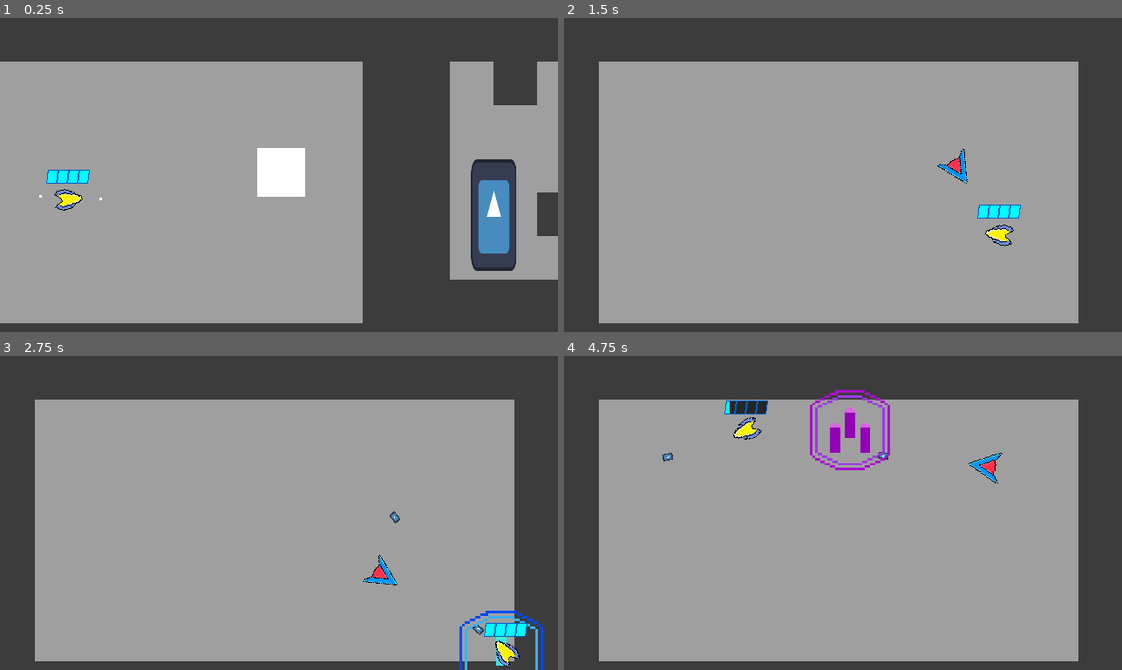
Above: before the commit, frames 1-4 (two rows, left to right).
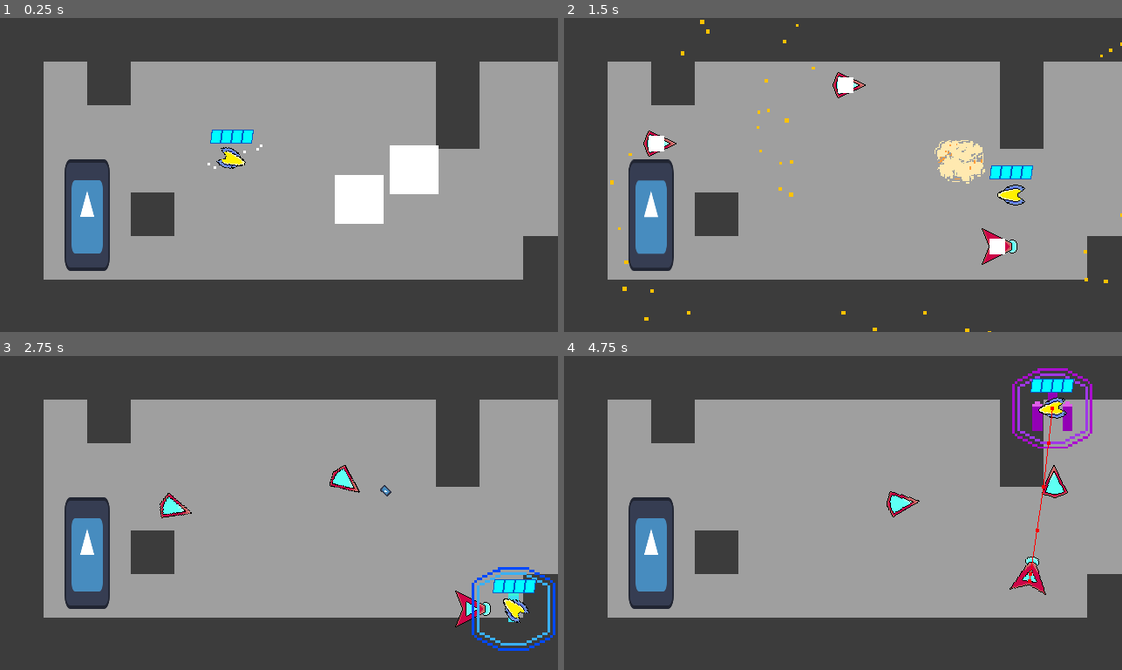
Above: after the commit, the same moments.

Repository: Nick98765432/Space-Blast
Game: Godot game, scene res://Levels/Level levels/node_2d.tscn
Same seed, same stepped clock (60 frames per second), same inputs: the game is played once before the commit and once after it. The engine's default icon, where the game draws it, is replaced by a stand-in: a white triangle on a blue panel in a dark square. Sound files missing from this copy of the repository are replaced by a short silence.
Inputs (mouse positions are in pixels of both pictures, inside the frame that each line leads up to):
- Up to frame 1 (0.25 s): no input
- Up to frame 2 (1.5 s): move the mouse to (965, 159) at 0.52 s; hold D (right) 0.53-1.28 s; right-click (965, 159) at 0.6 s; tap Space (parry) at 0.8, 1.35 s; move the mouse to (731, 190) at 1.27 s; hold S (down) from 1.28 s (still down)
- Up to frame 3 (2.75 s): click (167, 528) at 1.55 s; move the mouse to (334, 443) at 2.02 s; release S (down) at 2.03 s; press the mouse at (334, 443) at 2.03 s; hold D (right) from 2.03 s (still down); tap 1 (shot) at 2.3 s
- Up to frame 4 (4.75 s): move the mouse to (815, 575) at 2.77 s; release D (right) at 2.78 s; release the mouse at (815, 575) at 2.78 s; hold W (up) 2.78-3.53 s; tap 1 (shot) at 2.85 s; right-click (815, 575) at 3.05 s; move the mouse to (1010, 560) at 3.52 s; hold A (left) from 3.53 s (still down); right-click (1010, 560) at 3.6 s; tap Space (parry) at 3.8 s; tap R (restart) at 4.15 s; move the mouse to (675, 465) at 4.27 s; tap 3 (fullAuto) at 4.35 s; click (675, 465) at 4.55 s

The runs differ from the first frame. In frame 1, 39% of the frame differs, in the area x 0-100%, y 13-98%; in frame 2, 28%; in frame 3, 27%; in frame 4, 29%.

Commit message:
more enemy stuff
finished enemy rewrites
remaining enemies that dont have finished rewrites are cancelled enemies

Diff:
--- a/Enemies/Components/attacks.gd
+++ b/Enemies/Components/attacks.gd
@@ -12,6 +12,7 @@
 var sounds: Sounds
 var particles: Particles
 var player: Player
+@export var dashSpeed: float = 36000
 
 func _ready() -> void:
 	await get_tree().create_timer(0.01).timeout
@@ -29,7 +30,7 @@
 			attack(false)
 
 func attack(parry):
-	parent.velocity = attackDir * 36000 * 0.016667
+	parent.velocity = attackDir * dashSpeed * 0.016667
 	parent.enemy_sprite.look_at(parent.to_global(parent.velocity))
 	for i in parent.hitbox.get_overlapping_bodies():
 		if i is Player:
@@ -56,7 +57,7 @@
 	isParryable = false
 	chosen = false
 
-func dash(parriable, predict):
+func dash(parriable: bool, predict: bool):
 	if parriable:
 		telegraph()
 	else:
@@ -68,7 +69,7 @@
 	isParryable = parriable
 	attackDir = parent.movementDir
 	if predict:
-		attackDir = parent.to_local((player.global_position + (player.velocity * (parent.global_position.distance_to(player.global_position)/600)))).normalized()
+		attackDir = parent.to_local((player.global_position + (player.velocity * (parent.global_position.distance_to(player.global_position)/(dashSpeed/60))))).normalized()
 	if parriable:
 		attackType = 1
 	else:
@@ -82,6 +83,10 @@
 		energy.rotation = parent.enemy_sprite.rotation
 		energy.global_position = parent.global_position
 		get_tree().get_root().add_child(energy)
+
+func singleShot():
+	shoot(1)
+	sounds.shot_sfx.play()
 
 func preShoot(type):
 	var energy = shot.instantiate()
--- a/Enemies/Components/proj_brain.gd
+++ b/Enemies/Components/proj_brain.gd
@@ -31,6 +31,9 @@
 	parent.velocity *= 0.85
 	parent.move_and_slide()
 
+func dash():
+	parent.velocity = (movementDir * 1000).rotated(deg_to_rad(sideDir + 180))
+
 func _on_dir_timer_timeout() -> void:
 	changeDir()
 
--- a/Enemies/Scenes/DashGuy.tscn
+++ b/Enemies/Scenes/DashGuy.tscn
@@ -84,6 +84,7 @@
 shape = SubResource("CircleShape2D_jma4l")
 
 [node name="Attacks" parent="." instance=ExtResource("3_8p0md")]
+dashSpeed = 24000.0
 
 [node name="Particles" parent="." instance=ExtResource("4_w0h5t")]
 
--- a/Enemies/Scenes/Projectile enemy.tscn
+++ b/Enemies/Scenes/Projectile enemy.tscn
@@ -1,13 +1,13 @@
-[gd_scene load_steps=24 format=3 uid="uid://ci60x2iasc3fy"]
+[gd_scene load_steps=13 format=3 uid="uid://ci60x2iasc3fy"]
 
 [ext_resource type="Script" path="res://Enemies/projectile_enemy.gd" id="1_phsj8"]
 [ext_resource type="Texture2D" uid="uid://dq8eqdkltadel" path="res://Enemies/Sprites and Assets/proj.png" id="2_8at0m"]
-[ext_resource type="Texture2D" uid="uid://b3ct4sarc83iu" path="res://Enemies/attacks/Sprites and assets/parriable.png" id="3_ol30k"]
+[ext_resource type="PackedScene" uid="uid://c06hquc6cp2ot" path="res://Enemies/Components/sounds.tscn" id="3_6p1pv"]
 [ext_resource type="Script" path="res://Enemies/health.gd" id="4_cj8ft"]
-[ext_resource type="Texture2D" uid="uid://bptlyltdkkd46" path="res://Enemies/Sprites and Assets/Explode.png" id="4_lyjrs"]
-[ext_resource type="AudioStream" uid="uid://bqc34322q7ufl" path="res://Sounds/SFX/beep.wav" id="5_gt1r2"]
-[ext_resource type="AudioStream" uid="uid://bhlrdaxayfawi" path="res://Sounds/SFX/shoot - V-ktor.wav" id="6_np14p"]
+[ext_resource type="PackedScene" uid="uid://cbu1xieqaka4t" path="res://Enemies/Components/proj_brain.tscn" id="6_iqr18"]
 [ext_resource type="PackedScene" uid="uid://cp1xd2tlpbi6t" path="res://Enemies/Components/particles.tscn" id="7_0vgq4"]
+[ext_resource type="PackedScene" uid="uid://cenknsm871ybr" path="res://Enemies/Components/pathfinding_brain.tscn" id="7_d1po3"]
+[ext_resource type="PackedScene" uid="uid://vk8r8f8b2e7x" path="res://Enemies/Components/attacks.tscn" id="8_3niex"]
 
 [sub_resource type="Shader" id="Shader_ghj7i"]
 code = "shader_type canvas_item;
@@ -33,64 +33,6 @@
 
 [sub_resource type="CircleShape2D" id="CircleShape2D_mr82h"]
 
-[sub_resource type="Curve" id="Curve_2j53k"]
-_data = [Vector2(0, 1), 0.0, 0.0, 0, 0, Vector2(0.288732, 1), 0.0, 0.0, 0, 0, Vector2(1, 0), 0.0, 0.0, 0, 0]
-point_count = 3
-
-[sub_resource type="CurveTexture" id="CurveTexture_7fp17"]
-curve = SubResource("Curve_2j53k")
-
-[sub_resource type="ParticleProcessMaterial" id="ParticleProcessMaterial_ra6ja"]
-particle_flag_disable_z = true
-emission_shape_offset = Vector3(10, -3, 0)
-gravity = Vector3(0, 0, 0)
-alpha_curve = SubResource("CurveTexture_7fp17")
-
-[sub_resource type="Curve" id="Curve_wlfru"]
-_data = [Vector2(0, 1), 0.0, 0.0, 0, 0, Vector2(1, 0), 0.0, 0.0, 0, 0]
-point_count = 2
-
-[sub_resource type="CurveTexture" id="CurveTexture_th1d6"]
-curve = SubResource("Curve_wlfru")
-
-[sub_resource type="ParticleProcessMaterial" id="ParticleProcessMaterial_83iug"]
-particle_flag_disable_z = true
-gravity = Vector3(0, 0, 0)
-scale_min = 100.0
-scale_max = 100.0
-scale_curve = SubResource("CurveTexture_th1d6")
-
-[sub_resource type="CanvasItemMaterial" id="CanvasItemMaterial_n12lb"]
-particles_animation = true
-particles_anim_h_frames = 12
-particles_anim_v_frames = 1
-particles_anim_loop = false
-
-[sub_resource type="Curve" id="Curve_e7rye"]
-_data = [Vector2(0.028169, 1), 0.0, 0.0, 0, 0, Vector2(0.535211, 1), 0.0, 0.0, 0, 0, Vector2(1, 0), 0.0, 0.0, 0, 0]
-point_count = 3
-
-[sub_resource type="CurveTexture" id="CurveTexture_wo1bv"]
-curve = SubResource("Curve_e7rye")
-
-[sub_resource type="ParticleProcessMaterial" id="ParticleProcessMaterial_l44vc"]
-particle_flag_disable_z = true
-emission_shape = 1
-emission_sphere_radius = 45.0
-gravity = Vector3(0, 0, 0)
-alpha_curve = SubResource("CurveTexture_wo1bv")
-anim_speed_min = 1.0
-anim_speed_max = 1.0
-
-[sub_resource type="ParticleProcessMaterial" id="ParticleProcessMaterial_4swvh"]
-particle_flag_disable_z = true
-spread = 180.0
-initial_velocity_min = 484.85
-initial_velocity_max = 621.21
-gravity = Vector3(0, 0, 0)
-scale_min = 3.0
-scale_max = 5.0
-
 [sub_resource type="CircleShape2D" id="CircleShape2D_ckxw8"]
 radius = 19.0
 
@@ -113,51 +55,6 @@
 
 [node name="lineOfSight" type="RayCast2D" parent="."]
 
-[node name="parryTele" type="GPUParticles2D" parent="."]
-z_index = 1
-emitting = false
-amount = 1
-process_material = SubResource("ParticleProcessMaterial_ra6ja")
-texture = ExtResource("3_ol30k")
-lifetime = 0.2
-one_shot = true
-
-[node name="spawnPart" type="GPUParticles2D" parent="."]
-emitting = false
-amount = 1
-process_material = SubResource("ParticleProcessMaterial_83iug")
-lifetime = 0.5
-one_shot = true
-
-[node name="Explode1" type="GPUParticles2D" parent="."]
-material = SubResource("CanvasItemMaterial_n12lb")
-emitting = false
-amount = 3
-process_material = SubResource("ParticleProcessMaterial_l44vc")
-texture = ExtResource("4_lyjrs")
-one_shot = true
-explosiveness = 1.0
-
-[node name="Explode2" type="GPUParticles2D" parent="."]
-self_modulate = Color(1, 0.760784, 0, 1)
-emitting = false
-amount = 40
-process_material = SubResource("ParticleProcessMaterial_4swvh")
-one_shot = true
-explosiveness = 1.0
-
-[node name="sightTimer" type="Timer" parent="."]
-wait_time = 0.1
-autostart = true
-
-[node name="dirTimer" type="Timer" parent="."]
-wait_time = 2.0
-autostart = true
-
-[node name="stateChange" type="Timer" parent="."]
-wait_time = 1.5
-one_shot = true
-
 [node name="shotCool" type="Timer" parent="."]
 wait_time = 1.5
 one_shot = true
@@ -167,13 +64,7 @@
 [node name="CollisionShape2D" type="CollisionShape2D" parent="hitbox"]
 shape = SubResource("CircleShape2D_ckxw8")
 
-[node name="Sounds" type="Node2D" parent="."]
-
-[node name="beep" type="AudioStreamPlayer" parent="Sounds"]
-stream = ExtResource("5_gt1r2")
-
-[node name="shootSFX" type="AudioStreamPlayer" parent="Sounds"]
-stream = ExtResource("6_np14p")
+[node name="Sounds" parent="." instance=ExtResource("3_6p1pv")]
 
 [node name="Particles" parent="." instance=ExtResource("7_0vgq4")]
 
@@ -181,7 +72,11 @@
 script = ExtResource("4_cj8ft")
 health = 3.0
 
-[connection signal="timeout" from="sightTimer" to="." method="_on_sight_timer_timeout"]
-[connection signal="timeout" from="dirTimer" to="." method="_on_dir_timer_timeout"]
-[connection signal="timeout" from="stateChange" to="." method="_on_state_change_timeout"]
+[node name="projBrain" parent="." instance=ExtResource("6_iqr18")]
+
+[node name="pathfindingBrain" parent="." instance=ExtResource("7_d1po3")]
+speed = 500.0
+
+[node name="Attacks" parent="." instance=ExtResource("8_3niex")]
+
 [connection signal="timeout" from="shotCool" to="." method="_on_shot_cool_timeout"]
--- a/Enemies/Scenes/melee enemy.tscn
+++ b/Enemies/Scenes/melee enemy.tscn
@@ -1,12 +1,11 @@
-[gd_scene load_steps=23 format=3 uid="uid://csiqn5fgo30nh"]
+[gd_scene load_steps=11 format=3 uid="uid://csiqn5fgo30nh"]
 
 [ext_resource type="Script" path="res://Enemies/melee_enemy.gd" id="1_dl4my"]
 [ext_resource type="Texture2D" uid="uid://decqqpikrw5fl" path="res://Enemies/Sprites and Assets/Melee.png" id="2_jv7w6"]
-[ext_resource type="Texture2D" uid="uid://b3ct4sarc83iu" path="res://Enemies/attacks/Sprites and assets/parriable.png" id="3_ia5un"]
-[ext_resource type="Texture2D" uid="uid://bptlyltdkkd46" path="res://Enemies/Sprites and Assets/Explode.png" id="4_3s6ou"]
 [ext_resource type="Script" path="res://Enemies/health.gd" id="4_en03p"]
-[ext_resource type="AudioStream" uid="uid://ceq45fr44qmqb" path="res://Sounds/SFX/dash.wav" id="5_er480"]
-[ext_resource type="AudioStream" uid="uid://bqc34322q7ufl" path="res://Sounds/SFX/beep.wav" id="6_plp1k"]
+[ext_resource type="PackedScene" uid="uid://vk8r8f8b2e7x" path="res://Enemies/Components/attacks.tscn" id="7_i00vs"]
+[ext_resource type="PackedScene" uid="uid://cp1xd2tlpbi6t" path="res://Enemies/Components/particles.tscn" id="8_kufqm"]
+[ext_resource type="PackedScene" uid="uid://c06hquc6cp2ot" path="res://Enemies/Components/sounds.tscn" id="8_li8li"]
 
 [sub_resource type="Shader" id="Shader_ywhxa"]
 code = "shader_type canvas_item;
@@ -33,64 +32,6 @@
 [sub_resource type="CircleShape2D" id="CircleShape2D_68ks7"]
 radius = 56.5454
 
-[sub_resource type="Curve" id="Curve_ggh7k"]
-_data = [Vector2(0, 1), 0.0, 0.0, 0, 0, Vector2(0.288732, 1), 0.0, 0.0, 0, 0, Vector2(1, 0), 0.0, 0.0, 0, 0]
-point_count = 3
-
-[sub_resource type="CurveTexture" id="CurveTexture_5mjbu"]
-curve = SubResource("Curve_ggh7k")
-
-[sub_resource type="ParticleProcessMaterial" id="ParticleProcessMaterial_4e3eb"]
-particle_flag_disable_z = true
-emission_shape_offset = Vector3(10, -3, 0)
-gravity = Vector3(0, 0, 0)
-alpha_curve = SubResource("CurveTexture_5mjbu")
-
-[sub_resource type="Curve" id="Curve_nrdko"]
-_data = [Vector2(0, 1), 0.0, 0.0, 0, 0, Vector2(1, 0), 0.0, 0.0, 0, 0]
-point_count = 2
-
-[sub_resource type="CurveTexture" id="CurveTexture_8m8ia"]
-curve = SubResource("Curve_nrdko")
-
-[sub_resource type="ParticleProcessMaterial" id="ParticleProcessMaterial_q3ua5"]
-particle_flag_disable_z = true
-gravity = Vector3(0, 0, 0)
-scale_min = 100.0
-scale_max = 100.0
-scale_curve = SubResource("CurveTexture_8m8ia")
-
-[sub_resource type="CanvasItemMaterial" id="CanvasItemMaterial_uvthg"]
-particles_animation = true
-particles_anim_h_frames = 12
-particles_anim_v_frames = 1
-particles_anim_loop = false
-
-[sub_resource type="Curve" id="Curve_snq4f"]
-_data = [Vector2(0.028169, 1), 0.0, 0.0, 0, 0, Vector2(0.535211, 1), 0.0, 0.0, 0, 0, Vector2(1, 0), 0.0, 0.0, 0, 0]
-point_count = 3
-
-[sub_resource type="CurveTexture" id="CurveTexture_wu3pl"]
-curve = SubResource("Curve_snq4f")
-
-[sub_resource type="ParticleProcessMaterial" id="ParticleProcessMaterial_vyfon"]
-particle_flag_disable_z = true
-emission_shape = 1
-emission_sphere_radius = 45.0
-gravity = Vector3(0, 0, 0)
-alpha_curve = SubResource("CurveTexture_wu3pl")
-anim_speed_min = 1.0
-anim_speed_max = 1.0
-
-[sub_resource type="ParticleProcessMaterial" id="ParticleProcessMaterial_2pd5x"]
-particle_flag_disable_z = true
-spread = 180.0
-initial_velocity_min = 484.85
-initial_velocity_max = 621.21
-gravity = Vector3(0, 0, 0)
-scale_min = 3.0
-scale_max = 5.0
-
 [sub_resource type="CircleShape2D" id="CircleShape2D_78sho"]
 radius = 19.0
 
@@ -112,39 +53,6 @@
 
 [node name="pathfinding" type="NavigationAgent2D" parent="."]
 
-[node name="parryTele" type="GPUParticles2D" parent="."]
-z_index = 1
-emitting = false
-amount = 1
-process_material = SubResource("ParticleProcessMaterial_4e3eb")
-texture = ExtResource("3_ia5un")
-lifetime = 0.2
-one_shot = true
-
-[node name="spawnPart" type="GPUParticles2D" parent="."]
-emitting = false
-amount = 1
-process_material = SubResource("ParticleProcessMaterial_q3ua5")
-lifetime = 0.5
-one_shot = true
-
-[node name="Explode1" type="GPUParticles2D" parent="."]
-material = SubResource("CanvasItemMaterial_uvthg")
-emitting = false
-amount = 3
-process_material = SubResource("ParticleProcessMaterial_vyfon")
-texture = ExtResource("4_3s6ou")
-one_shot = true
-explosiveness = 1.0
-
-[node name="Explode2" type="GPUParticles2D" parent="."]
-self_modulate = Color(1, 0.760784, 0, 1)
-emitting = false
-amount = 40
-process_material = SubResource("ParticleProcessMaterial_2pd5x")
-one_shot = true
-explosiveness = 1.0
-
 [node name="lineOfSight" type="RayCast2D" parent="."]
 
 [node name="sightTimer" type="Timer" parent="."]
@@ -160,18 +68,16 @@
 [node name="CollisionShape2D" type="CollisionShape2D" parent="hitbox"]
 shape = SubResource("CircleShape2D_78sho")
 
-[node name="Sounds" type="Node2D" parent="."]
-
-[node name="dashSFX" type="AudioStreamPlayer" parent="Sounds"]
-stream = ExtResource("5_er480")
-volume_db = -7.0
-
-[node name="beep" type="AudioStreamPlayer" parent="Sounds"]
-stream = ExtResource("6_plp1k")
-
 [node name="healthHandler" type="Node2D" parent="."]
 script = ExtResource("4_en03p")
 health = 2.0
 
+[node name="Particles" parent="." instance=ExtResource("8_kufqm")]
+
+[node name="Attacks" parent="." instance=ExtResource("7_i00vs")]
+dashSpeed = 18000.0
+
+[node name="Sounds" parent="." instance=ExtResource("8_li8li")]
+
 [connection signal="timeout" from="sightTimer" to="." method="_on_sight_timer_timeout"]
 [connection signal="timeout" from="attackTimer" to="." method="_on_attack_timer_timeout"]
--- a/Enemies/melee_enemy.gd
+++ b/Enemies/melee_enemy.gd
@@ -3,27 +3,22 @@
 var dead = false
 var speed = 1000
 var movementDir
-var attackDir
-var isParryable: bool = false
-var isAttacking: bool = false
-var damageDone: bool = false
 var pos: Vector2
 @export var player: Node
 @onready var pathfinding: NavigationAgent2D = $pathfinding
 @onready var line_of_sight: RayCast2D = $lineOfSight
 @onready var sight_timer: Timer = $sightTimer
 @onready var enemy_sprite: Sprite2D = $enemySprite
-@onready var parry_tele: GPUParticles2D = $parryTele
 @onready var attack_timer: Timer = $attackTimer
 @onready var hitbox: Area2D = $hitbox
 @onready var health_handler: Node2D = $healthHandler
-@onready var dash_sfx: AudioStreamPlayer = $Sounds/dashSFX
-@onready var beep: AudioStreamPlayer = $Sounds/beep
+@onready var particles: Particles = $Particles
+@onready var attacks: AttacksComp = $Attacks
+@onready var sounds: Sounds = $Sounds
 
 
 
 func _ready() -> void:
-	$spawnPart.emitting = true
 	makePath()
 
 
@@ -31,8 +26,8 @@
 	if not dead:
 		await get_tree().create_timer(0.5).timeout
 		movementDir = to_local(player.global_position).normalized()
-		enemy_sprite.look_at(player.global_position)
-		parry_tele.rotation = enemy_sprite.rotation
+		if not attacks.isAttacking:
+			enemy_sprite.look_at(player.global_position)
 		line_of_sight.target_position = to_local(player.global_position)
 		line_of_sight.force_raycast_update()
 		#checks for line of sight. if not, pathfind until line of sight is achieved, otherwise movetoward player
@@ -40,32 +35,13 @@
 			if global_position.distance_to(player.global_position) > 70:
 				velocity += movementDir * speed * delta
 			else:
-				if attack_timer.time_left <= 0 and not(isParryable) and not(isAttacking):
+				if attack_timer.time_left <= 0 and not(attacks.chosen):
+					attacks.chosen = true
 					attack_timer.start()
-					parry_tele.restart()
-					beep.play()
-
 		else:
 			enemy_sprite.look_at(pathfinding.get_next_path_position())
 			var dir = to_local(pathfinding.get_next_path_position()).normalized()
 			velocity += (speed) * dir * delta
-		#attack
-		if isAttacking:
-			velocity = attackDir * 18000 * delta
-			enemy_sprite.look_at(to_global(velocity))
-			#parrible
-			for i in hitbox.get_overlapping_bodies():
-				if i is Player:
-					if not dead:
-						if i.parry:
-							if isParryable:
-								health_handler.parried()
-								damageDone = true
-						else:
-							if not(damageDone):
-								i.damage(30)
-								damageDone = true
-					break
 		velocity *= 0.85
 		move_and_slide()
 
@@ -77,12 +53,7 @@
 
 func _on_attack_timer_timeout() -> void:
 	if not dead:
-		isAttacking = true
-		damageDone = false
-		isParryable = true
-		attackDir = movementDir
-		pos = player.global_position
-		dash_sfx.play()
+		attacks.dash(false, false)
 		await get_tree().create_timer(0.5).timeout
-		isAttacking = false
-		isParryable = false
+		attacks.done()
+		attacks.comboDone()
--- a/Enemies/projectile_enemy.gd
+++ b/Enemies/projectile_enemy.gd
@@ -1,33 +1,25 @@
 extends CharacterBody2D
 
 var dead = false
-var speed = 500
-var movementDir
-var sideDir = 90
-var state = 1
-var isParryable: bool = false
 var shot : PackedScene = preload("res://Enemies/attacks/enemy energy blast.tscn")
 @export var player: Node
-@onready var pathfinding: NavigationAgent2D = $pathfinding
 @onready var line_of_sight: RayCast2D = $lineOfSight
-@onready var sight_timer: Timer = $sightTimer
 @onready var enemy_sprite: Sprite2D = $enemySprite
-@onready var dir_timer: Timer = $dirTimer
 @onready var shot_cool: Timer = $shotCool
 @onready var health_handler: healthHandler = $healthHandler
-@onready var beep: AudioStreamPlayer = $Sounds/beep
-@onready var shoot_sfx: AudioStreamPlayer = $Sounds/shootSFX
+@onready var proj_brain: projBrain = $projBrain
+@onready var pathfinding_brain: pathfinding = $pathfindingBrain
+@onready var sounds: Sounds = $Sounds
+@onready var attacks: AttacksComp = $Attacks
+@onready var particles: Particles = $Particles
 
-func _ready() -> void:
-	$spawnPart.emitting = true
-	changeDir()
-	makePath()
+
+
 
 
 func _physics_process(delta: float) -> void:
 	if not dead:
 		await get_tree().create_timer(0.5).timeout
-		movementDir = to_local(player.global_position).normalized()
 		enemy_sprite.look_at(player.global_position)
 		line_of_sight.target_position = to_local(player.global_position)
 		line_of_sight.force_raycast_update()
@@ -37,66 +29,19 @@
 			if global_position.distance_to(player.global_position) > 100:
 				if shot_cool.time_left <= 0:
 					shot_cool.start()
-			if state == 1:
-				velocity += movementDir * speed * delta
-				if global_position.distance_to(player.global_position) < 100:
-					if $stateChange.time_left <= 0:
-						$stateChange.start()
-			if state == 2:
-				velocity -= movementDir * speed * delta
-				velocity += (movementDir * speed * delta).rotated(deg_to_rad(sideDir))
-				if global_position.distance_to(player.global_position) > 100:
-					if $stateChange.time_left <= 0:
-						$stateChange.start()
+			proj_brain.move()
 		else:
-			enemy_sprite.look_at(pathfinding.get_next_path_position())
-			var dir = to_local(pathfinding.get_next_path_position()).normalized()
-			velocity += (speed) * dir * delta
-			if global_position.distance_to(player.global_position) < 3:
-				velocity += (speed) * dir * delta * 50
+			pathfinding_brain.moveTowardsPath()
+			velocity *= 0.85
+			move_and_slide()
 
-		velocity *= 0.85
-		move_and_slide()
-
-func makePath():
-	pathfinding.target_position = player.global_position
-
-func shoot():
-	var energy = shot.instantiate()
-	shoot_sfx.play()
-	energy.type = 1
-	energy.target = player
-	energy.rotation = enemy_sprite.rotation
-	energy.global_position = global_position
-	get_tree().get_root().add_child(energy)
-
-func changeDir():
-	if randi_range(0,1) == 0:
-		sideDir = 90
-	else:
-		sideDir = 270
-
-func _on_sight_timer_timeout() -> void:
-	makePath()
-
-func _on_dir_timer_timeout() -> void:
-	changeDir()
-
-func _on_state_change_timeout() -> void:
-	if state == 1:
-		if global_position.distance_to(player.global_position) < 100:
-			state = 2
-	if state == 2:
-		if global_position.distance_to(player.global_position) > 100:
-			state = 1
 
 func _on_shot_cool_timeout() -> void:
 	if line_of_sight.get_collider() == player and dead == false:
 		while player.targeted:
 			await get_tree().create_timer(0.25).timeout
 		player.targeted = true
-		beep.play()
+		attacks.telegraph()
 		await get_tree().create_timer(0.2).timeout
 		player.targeted = false
-		shoot()
-		velocity = (movementDir * 1000).rotated(deg_to_rad(sideDir + 180))
+		attacks.singleShot()
--- a/Levels/Level levels/node_2d.tscn
+++ b/Levels/Level levels/node_2d.tscn
@@ -71,7 +71,7 @@
 player = NodePath("../Player")
 
 [node name="Player" parent="." instance=ExtResource("1_re1we")]
-position = Vector2(-388, 208)
+position = Vector2(266, 162)
 
 [node name="Spawner" parent="." node_paths=PackedStringArray("player") instance=ExtResource("5_mnti6")]
 position = Vector2(106, 144)
@@ -303,12 +303,6 @@
 encounter = Vector2i(0, 3)
 player = NodePath("../Player")
 
-[node name="Spawner41" parent="." node_paths=PackedStringArray("player") instance=ExtResource("5_mnti6")]
-position = Vector2(-144, 177)
-extraHealth = true
-type = 4
-player = NodePath("../Player")
-
 [node name="Spawner14" parent="." node_paths=PackedStringArray("player") instance=ExtResource("5_mnti6")]
 position = Vector2(214, 91)
 type = 5
